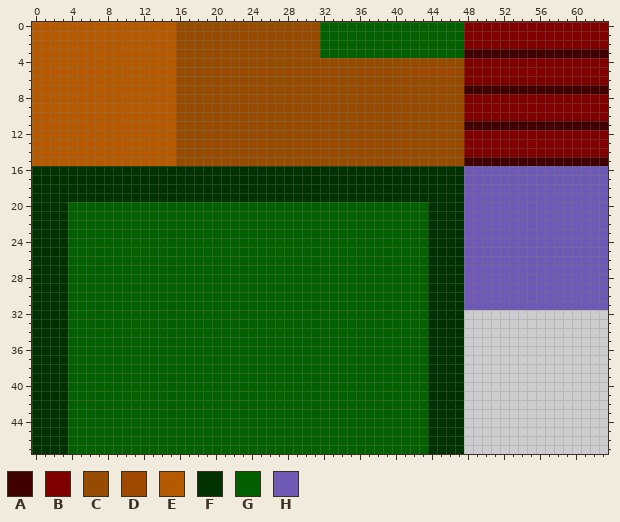
Pixel-art sprite, stored at dist/game_assets/tilemaps/lvl1_tileset.png. That is the earlier state.
The file is 64x48 pixels. Colours within 5 levels of each other are drawn and written as one.
Palette (. is transparent): A #400000  B #800000  C #964b00  D #9f4900  E #b55a00  F #003100  G #026000  H #6e5ab4
And afterwards:
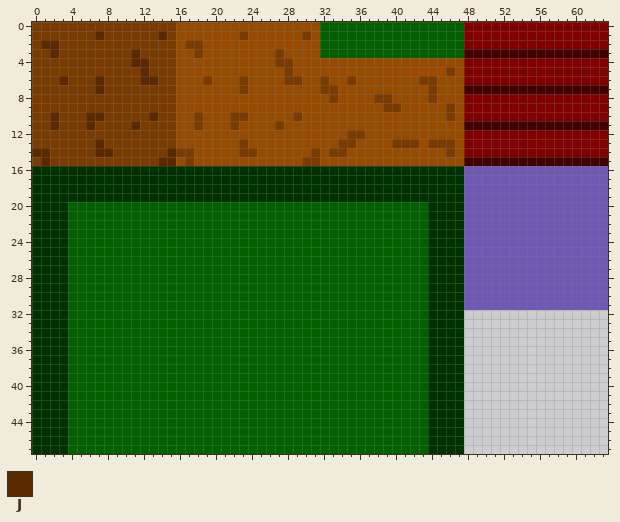
Colours new in this view: J #5b2900
Change:
Colour E changes from #b55a00 to #7a3b00.
The edit turns colour C into colour E in row 1 at x 23 and 30; in row 2 at x 17 to 18; in row 3 at x 18 and 27; in row 4 at x 27 to 28; in row 5 at x 28; in row 6 at x 19, 23, 28 to 29, 32, 35 and 43 to 44.
The edit turns colour C into colour E in row 7 at x 23, 32 to 33 and 44; in row 8 at x 33, 38 to 39 and 44; in row 9 at x 39 to 40 and 46; in row 10 at x 18, 22 to 23, 29 and 46; in row 11 at x 18, 22 and 27; in row 12 at x 35 to 36.
The edit turns colour C into colour E in row 13 at x 23, 34 to 35, 40 to 42 and 44 to 46; in row 14 at x 16 to 17, 23 to 24, 31, 33 to 34 and 46; in row 15 at x 17 and 30 to 31.
The edit turns colour D into colour E in row 5 at x 46.
The edit turns colour E into colour J in row 1 at x 7 and 14; in row 2 at x 1 to 2; in row 3 at x 2 and 11; in row 4 at x 11 to 12; in row 5 at x 12; in row 6 at x 3, 7 and 12 to 13.
The edit turns colour E into colour J in row 7 at x 7; in row 10 at x 2, 6 to 7 and 13; in row 11 at x 2, 6 and 11; in row 13 at x 7; in row 14 at x 0 to 1, 7 to 8 and 15; in row 15 at x 1 and 14 to 15.
Pixel boxes of the changes (left, top, right, bottom) in both pictures:
changed: (32, 22, 455, 166)
